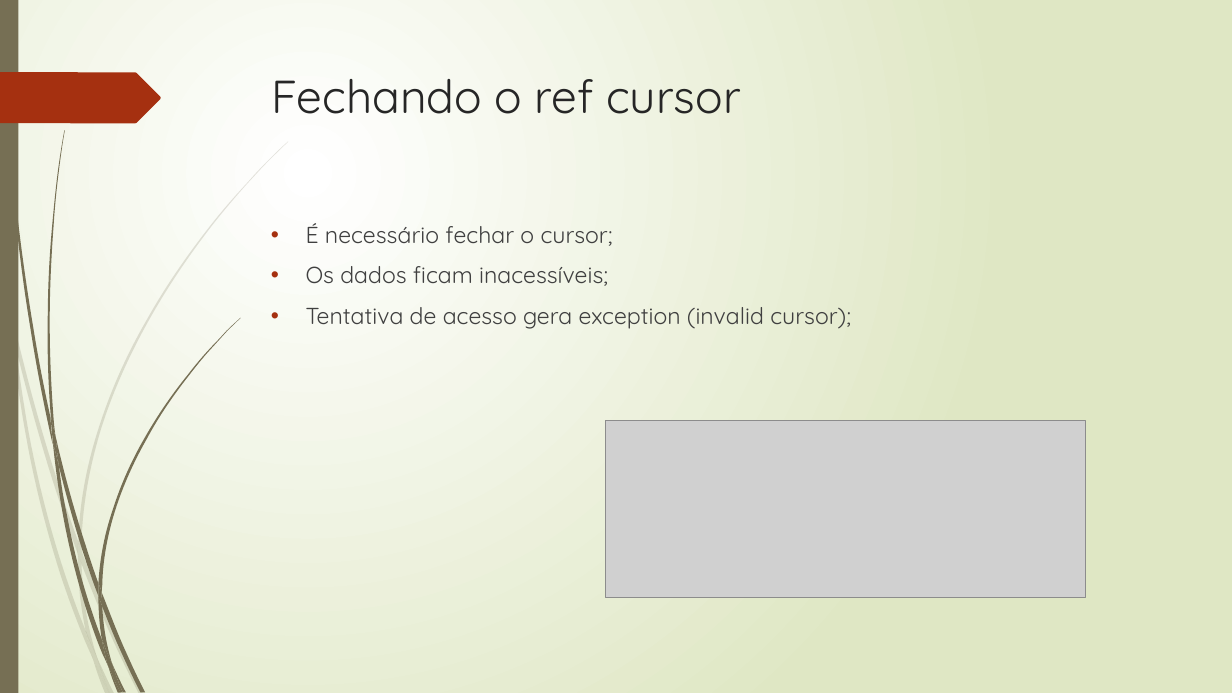
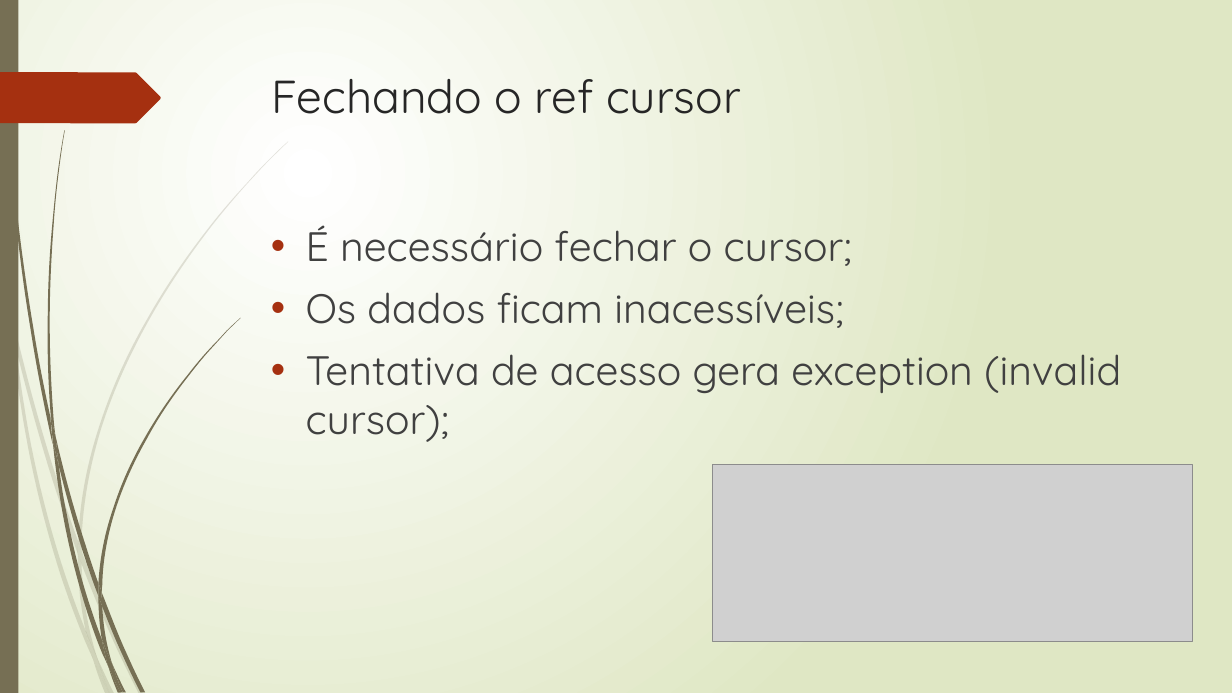
Before and after one commit to rpatricio-souza/Programacao_Avancada_de_Banco_de_Dados, a slide deck: slide 13 of Aula_05_Cursores.pptx (slide 17 before the commit). Drawn at 1232x693 pixels with LibreOffice and Linux fonts; fonts in the diff are those of the drawing; grey boxes stand for pictures. Boxes give left, top, right and bottom in pixels: in the first picture for what was removed or moved away, otherwise in the second. Text is boxed around its words. In the diff, an @@ line names an element or a change of style, - is before the commit and + after.

```diff
--- a/Aula_05_Cursores.pptx
+++ b/Aula_05_Cursores.pptx
@@ text "É necessário fechar o cursor;" at (306,225,1121,442): size 18 to 32 pt @@
@@ picture: place and size @@
-picture at (605,421,1086,598)
+picture at (713,465,1193,641)
```
Also in this commit, not shown: 13 other slides changed, 2 slides added, 10 slides removed, 3 other files.
